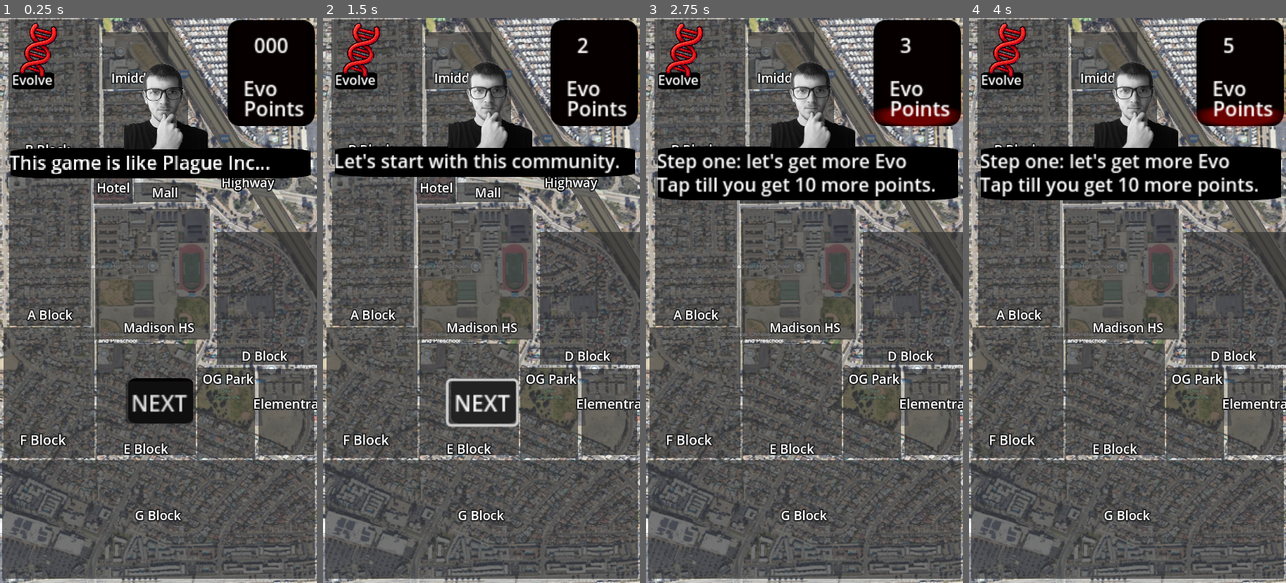
Above: before the commit, frames 1-4 (left to right).
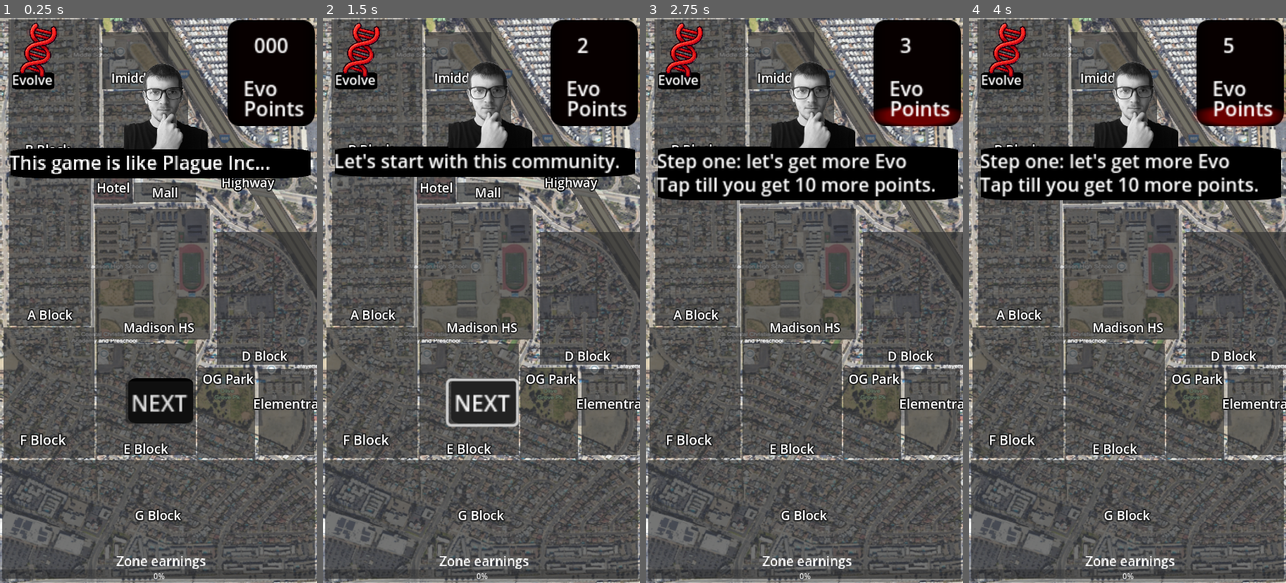
Above: after the commit, the same moments.

Repository: had2020/Slient_Killer
Game: Godot game, scene res://levels/world.tscn
Same seed, same stepped clock (60 frames per second), same inputs: the game is played once before the commit and once after it. Sound files missing from this copy of the repository are replaced by a short silence.
Inputs (mouse positions are in pixels of both pictures, inside the frame that each line leads up to):
- Up to frame 1 (0.25 s): no input
- Up to frame 2 (1.5 s): click "NEXT" at 0.5 s; click "NEXT" at 1.25 s
- Up to frame 3 (2.75 s): click "NEXT" at 2 s
- Up to frame 4 (4 s): tap Enter at 2.75 s; move the mouse to (1197, 272) at 2.77 s; press the mouse at (1197, 272) at 2.78 s; tap Space at 3.5 s; move the mouse to (1064, 328) at 3.52 s; release the mouse at (1064, 328) at 3.53 s; click (1064, 328) at 3.6 s

The runs differ from the first frame. In frame 1, 1.0% of the frame differs, in the area x 0-100%, y 95-100%; in frame 2, 1.0%; in frame 3, 1.0%; in frame 4, 1.0%.

Commit message:
updates

Diff:
--- a/slient_killer/code/GM.gd
+++ b/slient_killer/code/GM.gd
@@ -56,8 +56,10 @@
 	zone = $Gui/Zone_points.get_child(zone_id);
 	zone.visible = true;
 
-
 func _on_timer_to_infect_timeout() -> void:
 	zone.visible = false;
 	$Infection_Timer.wait_time = randi_range(1, 10)
 	$Infection_Timer.start();
+
+func _on_zone_refill_timeout() -> void:
+	Globals.evo_points += (1 * Globals.infected_zones);
--- a/slient_killer/levels/world.tscn
+++ b/slient_killer/levels/world.tscn
@@ -1498,6 +1498,22 @@
 scale = Vector2(0.784563, 0.161049)
 texture = ExtResource("4_712nc")
 
+[node name="ProgressBar" type="ProgressBar" parent="Gui"]
+layout_mode = 0
+offset_top = 1124.0
+offset_right = 648.0
+offset_bottom = 1151.0
+
+[node name="Label" type="Label" parent="Gui"]
+texture_filter = 1
+layout_mode = 0
+offset_left = 237.0
+offset_top = 1087.0
+offset_right = 347.0
+offset_bottom = 1110.0
+scale = Vector2(1.67545, 1.67545)
+text = "Zone earnings"
+
 [node name="zones" type="Node3D" parent="."]
 
 [node name="Madison" type="Node3D" parent="zones"]
@@ -1690,6 +1706,10 @@
 [node name="Timer_to_infect" type="Timer" parent="."]
 wait_time = 2.0
 one_shot = true
+
+[node name="Zone_refill" type="Timer" parent="."]
+wait_time = 3.0
+autostart = true
 
 [connection signal="finished" from="Music" to="Music" method="_on_finished"]
 [connection signal="button_down" from="Gui/story/Next_Button" to="." method="_on_next_button_button_down"]
@@ -1710,3 +1730,4 @@
 [connection signal="button_down" from="Gui/Zone_points/Elementary/Button" to="Gui/Zone_points" method="Elementary"]
 [connection signal="timeout" from="Infection_Timer" to="." method="_on_infection_timer_timeout"]
 [connection signal="timeout" from="Timer_to_infect" to="." method="_on_timer_to_infect_timeout"]
+[connection signal="timeout" from="Zone_refill" to="." method="_on_zone_refill_timeout"]
